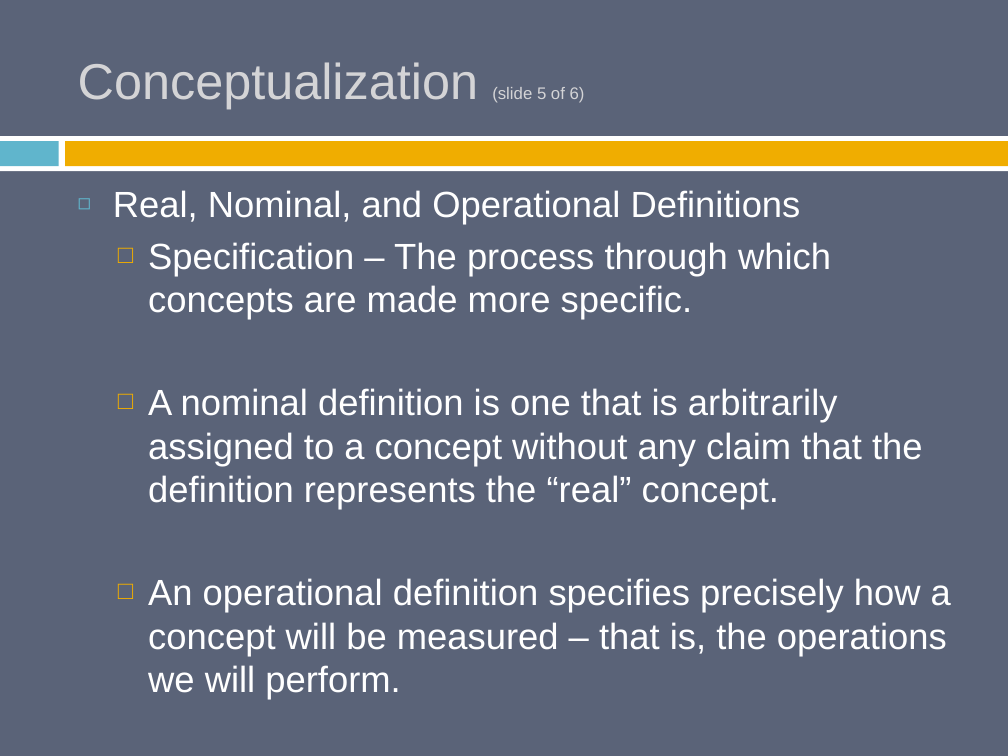
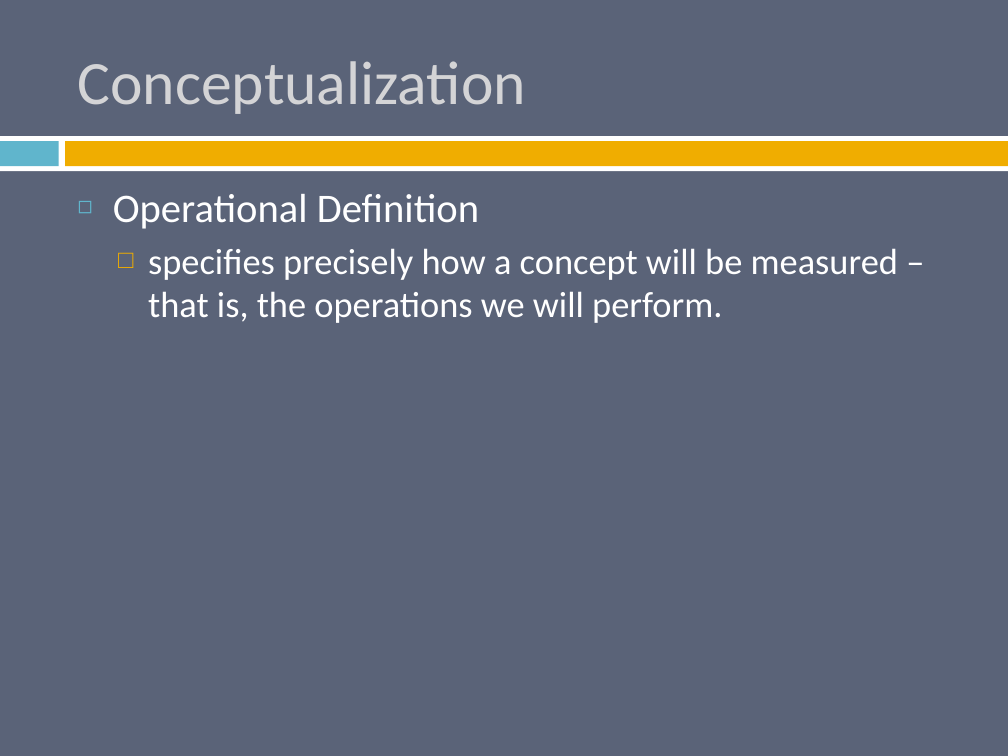
Before and after one commit to burrelvannjr/methods_csuf, a slide deck: slide 14 of ppts/Chapter 5 Slides.pptx (slide 9 before the commit). Drawn at 1008x756 pixels with LibreOffice and Linux fonts; fonts in the diff are those of the drawing. Boxes give left, top, right and bottom in pixels: in the first picture for what was removed or moved away, otherwise in the second. Text is boxed around its words. In the diff, an @@ line names an element or a change of style, - is before the commit and + after.

```diff
--- a/ppts/Chapter 5 Slides.pptx
+++ b/ppts/Chapter 5 Slides.pptx
@@ title at [78, 61, 526, 114]: text changed; size 36 to 44 pt; font Arial to Calibri @@
-Conceptualization (slide 5 of 6)
+Conceptualization
@@ text at [113, 194, 898, 323]: text changed; font Arial to Calibri @@
-◻ Real, Nominal, and Operational Definitions
-  □ Specification – The process through which concepts are made more specific.
-  □ A nominal definition is one that is arbitrarily assigned to a concept without any claim that the definition represents the “real” concept.
-  □ An operational definition specifies precisely how a concept will be measured – that is, the operations we will perform.
+◻ Operational Definition
+  □ specifies precisely how a concept will be measured – that is, the operations we will perform.
```
Also in this commit, not shown: 26 other slides changed, 18 slides added, 2 slides removed, 67 other files.
